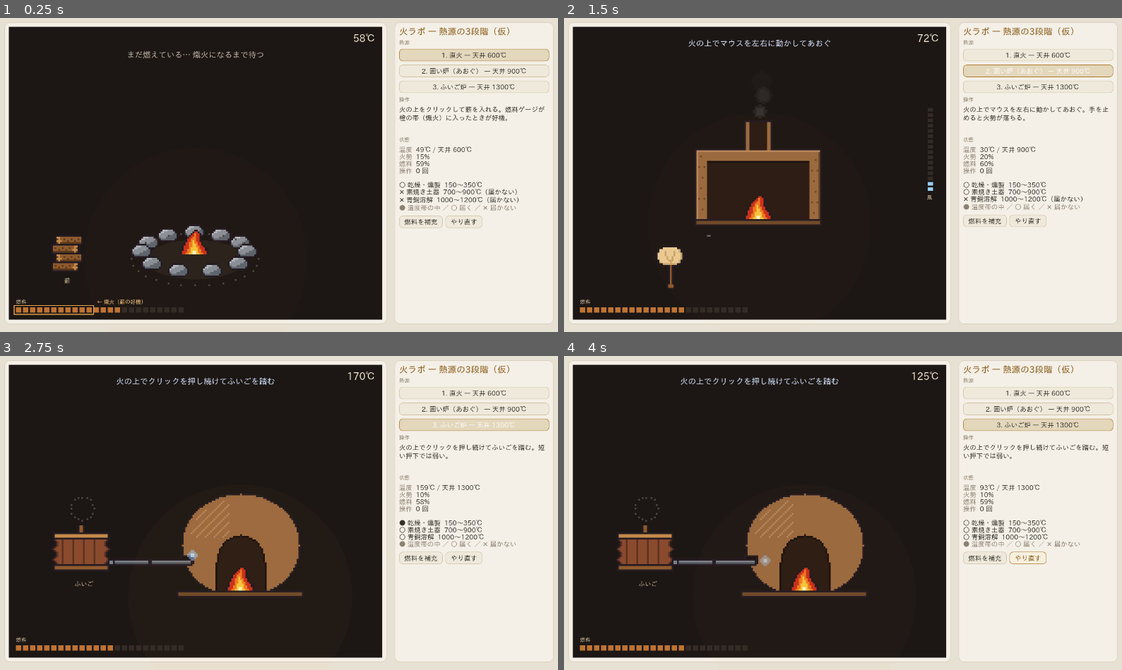
Above: before the commit, frames 1-4 (two rows, left to right).
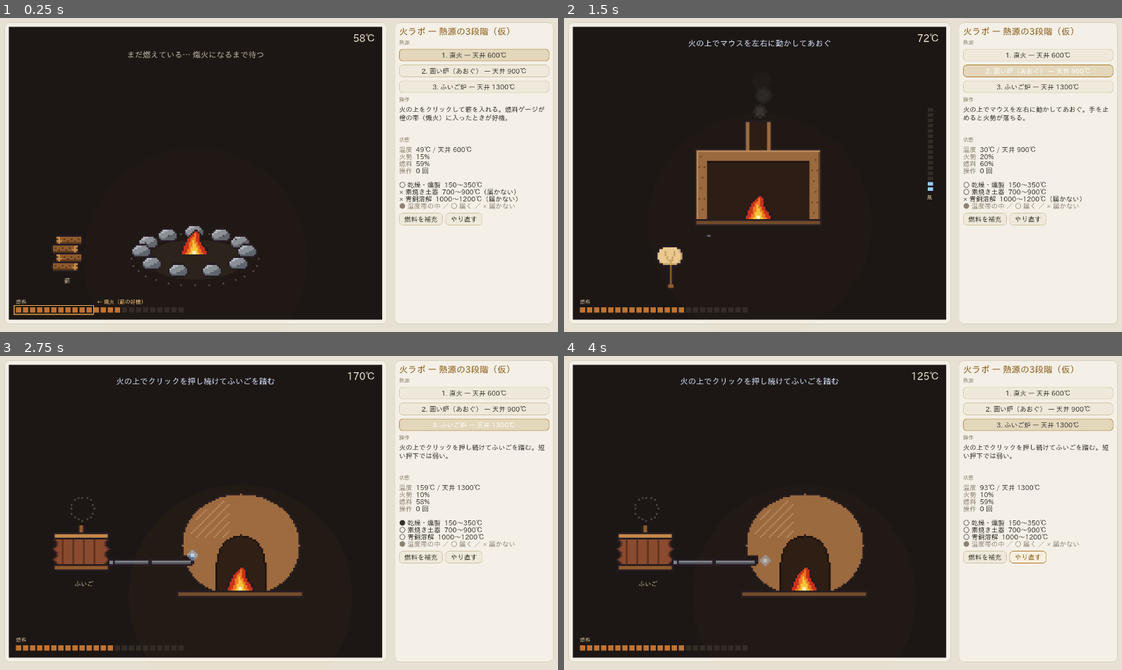
Above: after the commit, the same moments.

Repository: k-ken-ponko2/Field-And-Flask
Game: Godot game, scene res://presentation/heat/fire_lab.tscn
Same seed, same stepped clock (60 frames per second), same inputs: the game is played once before the commit and once after it. This scene is started directly instead of the project's main scene.
Inputs:
- Up to frame 1 (0.25 s): no input
- Up to frame 2 (1.5 s): click "1. 直火 — 天井 600℃" at 0.5 s; click "2. 囲い炉（あおぐ） — 天井 900℃" at 1.25 s
- Up to frame 3 (2.75 s): click "3. ふいご炉 — 天井 1300℃" at 2 s
- Up to frame 4 (4 s): click "燃料を補充" at 2.75 s; click "やり直す" at 3.5 s

The runs differ from the first frame. In frame 1, 0.9% of the frame differs, in the area x 71-93%, y 54-67%; in frame 2, 0.6%; in frame 3, 0.3%; in frame 4, 0.3%.

Commit message:
Publish a debug page and Godot web build to GitHub Pages
https://k-ken-ponko2.github.io/Field-And-Flask/ でブラウザから確認できるようにする。

- .github/workflows/pages.yml: Godot 4.7 の Web 書き出し（スレッド無効・Compatibility）を
  GitHub Actions でビルドし、debug ページ・HTML プロトタイプ・スクショと一緒に Pages へデプロイ。
  エクスポートテンプレートは tpz から Web 用だけ取り出してキャッシュ
- web/index.html: 開発確認（debug）ページ。各シーンへのリンク、操作説明、プロトタイプ、
  スプライト一覧、ビルド情報
- presentation/debug/debug_menu.tscn: Web ビルドの起動シーン。全シーンの一覧と「← メニュー」、
  ?scene=<id> で直接起動
- project.godot: run/main_scene.web で Web のときだけデバッグメニューを起動シーンに
- export_presets.cfg: Web プリセット（thread_support=false）
- fire_lab.gd: Web のフォントにない「✕」を「×」に
- README: Pages の案内

Co-Authored-By: Claude Fable 5.1 <noreply@anthropic.com>
Claude-Session: https://claude.ai/code/session_01FSKeZJFgvj51DQoS47Yb1w

Diff:
--- /dev/null
+++ b/presentation/debug/debug_menu.gd
@@ -0,0 +1,97 @@
+## デバッグメニュー（presentation 層）。Web ビルドの入口。
+##
+## 各シーン（フィールド／反応マップ／火ラボ3段階）を一覧から開き、左上の「← メニュー」で戻れる。
+## ブラウザでは URL の ?scene=<id> で直接シーンを開ける（debug ページからのリンク用）。
+## 例: play/?scene=fire_lab_fan
+class_name DebugMenu
+extends Node
+
+const SCENES := [
+	{"id": "fire_lab_direct", "label": "火ラボ ① 直火（クリックで薪）", "path": "res://presentation/heat/fire_lab_direct.tscn"},
+	{"id": "fire_lab_fan", "label": "火ラボ ② 囲い炉（スライドであおぐ）", "path": "res://presentation/heat/fire_lab_fan.tscn"},
+	{"id": "fire_lab_bellows", "label": "火ラボ ③ ふいご炉（長押し）", "path": "res://presentation/heat/fire_lab_bellows.tscn"},
+	{"id": "fire_lab", "label": "火ラボ（3段階を切り替え）", "path": "res://presentation/heat/fire_lab.tscn"},
+	{"id": "reaction_lab", "label": "反応マップ（温度×濃度 / pH）", "path": "res://presentation/reaction/reaction_lab.tscn"},
+	{"id": "field", "label": "採取マップ（WASD で移動）", "path": "res://presentation/field/field.tscn"},
+]
+
+var _ui: CanvasLayer
+var _menu: Control
+var _back: Button
+var _current: Node
+
+func _ready() -> void:
+	_build_ui()
+	var wanted := _scene_from_url()
+	if wanted != "":
+		_open(wanted)
+
+## ブラウザの ?scene= を読む（Web 以外は空）。
+func _scene_from_url() -> String:
+	if not OS.has_feature("web"):
+		return ""
+	var v = JavaScriptBridge.eval("new URLSearchParams(location.search).get('scene') || ''")
+	return str(v) if v != null else ""
+
+func _build_ui() -> void:
+	_ui = CanvasLayer.new()
+	_ui.layer = 100
+	add_child(_ui)
+
+	_menu = PanelContainer.new()
+	_menu.set_anchors_preset(Control.PRESET_CENTER)
+	_menu.grow_horizontal = Control.GROW_DIRECTION_BOTH
+	_menu.grow_vertical = Control.GROW_DIRECTION_BOTH
+	_ui.add_child(_menu)
+	var box := VBoxContainer.new()
+	box.add_theme_constant_override("separation", 8)
+	box.custom_minimum_size = Vector2(420, 0)
+	_menu.add_child(box)
+	var title := Label.new()
+	title.text = "Field & Flask — デバッグメニュー"
+	title.add_theme_font_size_override("font_size", 20)
+	title.add_theme_color_override("font_color", Color(0.541, 0.353, 0.086))
+	box.add_child(title)
+	var note := Label.new()
+	note.text = "シーンを選ぶと開きます。左上の「← メニュー」で戻れます。"
+	note.autowrap_mode = TextServer.AUTOWRAP_WORD_SMART
+	box.add_child(note)
+	for s in SCENES:
+		var b := Button.new()
+		b.text = s["label"]
+		b.pressed.connect(_open.bind(s["id"]))
+		box.add_child(b)
+
+	_back = Button.new()
+	_back.text = "← メニュー"
+	_back.set_anchors_preset(Control.PRESET_TOP_LEFT)
+	_back.position = Vector2(8, 8)
+	_back.visible = false
+	_back.pressed.connect(_close)
+	_ui.add_child(_back)
+
+func _find(id: String) -> Dictionary:
+	for s in SCENES:
+		if s["id"] == id:
+			return s
+	return {}
+
+func _open(id: String) -> void:
+	var entry := _find(id)
+	if entry.is_empty():
+		return
+	_close()
+	var ps: PackedScene = load(entry["path"])
+	if ps == null:
+		return
+	_current = ps.instantiate()
+	add_child(_current)
+	_menu.visible = false
+	_back.visible = true
+
+func _close() -> void:
+	if _current != null:
+		_current.queue_free()
+		_current = null
+	_menu.visible = true
+	_back.visible = false
--- /dev/null
+++ b/presentation/debug/debug_menu.tscn
@@ -0,0 +1,6 @@
+[gd_scene load_steps=2 format=3]
+
+[ext_resource type="Script" path="res://presentation/debug/debug_menu.gd" id="1"]
+
+[node name="DebugMenu" type="Node"]
+script = ExtResource("1")
--- a/presentation/heat/fire_lab.gd
+++ b/presentation/heat/fire_lab.gd
@@ -168,10 +168,10 @@
 	lines.append("")
 	for g in GOALS:
 		var reachable: bool = g["low"] <= sim.source.max_temperature
-		var mark := "●" if sim.in_band(g["low"], g["high"]) else ("○" if reachable else "✕")
+		var mark := "●" if sim.in_band(g["low"], g["high"]) else ("○" if reachable else "×")
 		var note := "" if reachable else "（届かない）"
 		lines.append("%s %s  %d〜%d℃%s" % [mark, g["label"], int(g["low"]), int(g["high"]), note])
-	lines.append("[color=#8c8070]● 温度帯の中 ／ ○ 届く ／ ✕ 届かない[/color]")
+	lines.append("[color=#8c8070]● 温度帯の中 ／ ○ 届く ／ × 届かない[/color]")
 	readout.text = "\n".join(lines)
 
 func _section(text: String) -> Label:
--- a/project.godot
+++ b/project.godot
@@ -13,6 +13,7 @@
 config/name="Field & Flask"
 config/description="石器時代同然の世界で素材を探し、化学の力で文明の道具を取り戻す科学クラフトゲーム。"
 run/main_scene="res://presentation/field/field.tscn"
+run/main_scene.web="res://presentation/debug/debug_menu.tscn"
 config/features=PackedStringArray("4.7")
 
 [display]
Not shown, added: presentation/debug/debug_menu.gd.uid
Not shown, added: .github/workflows/pages.yml
Not shown, changed: .gitignore
Not shown, changed: README.md
Not shown, added: web/index.html
